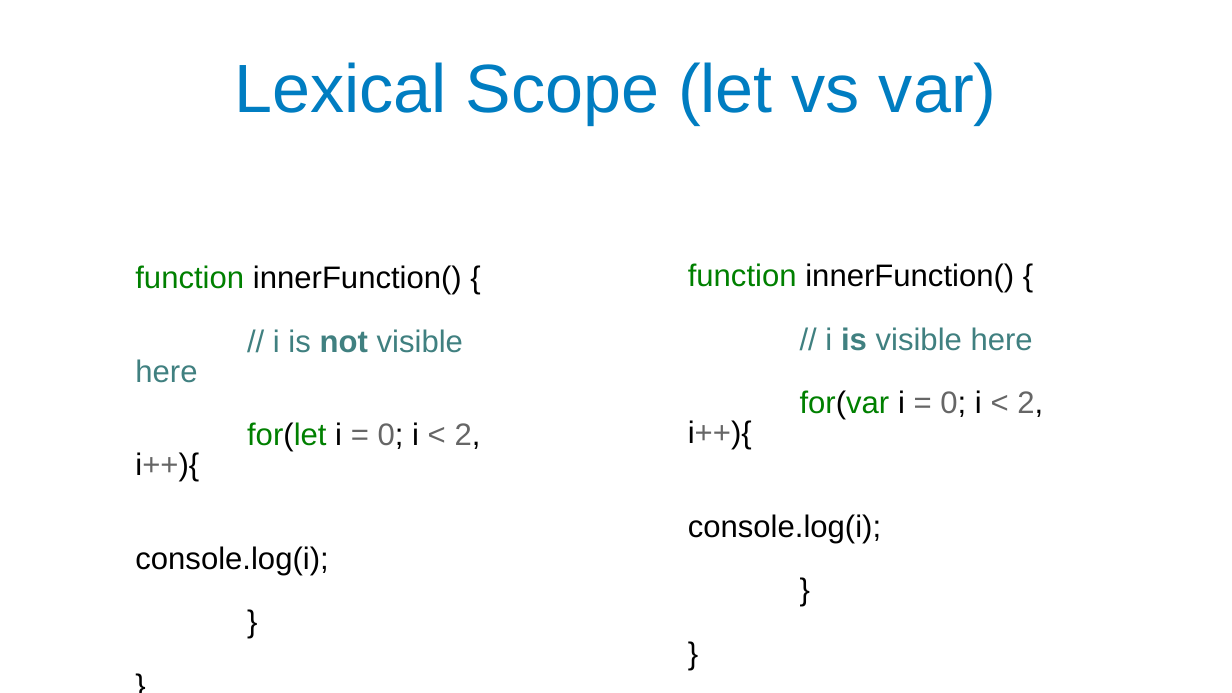
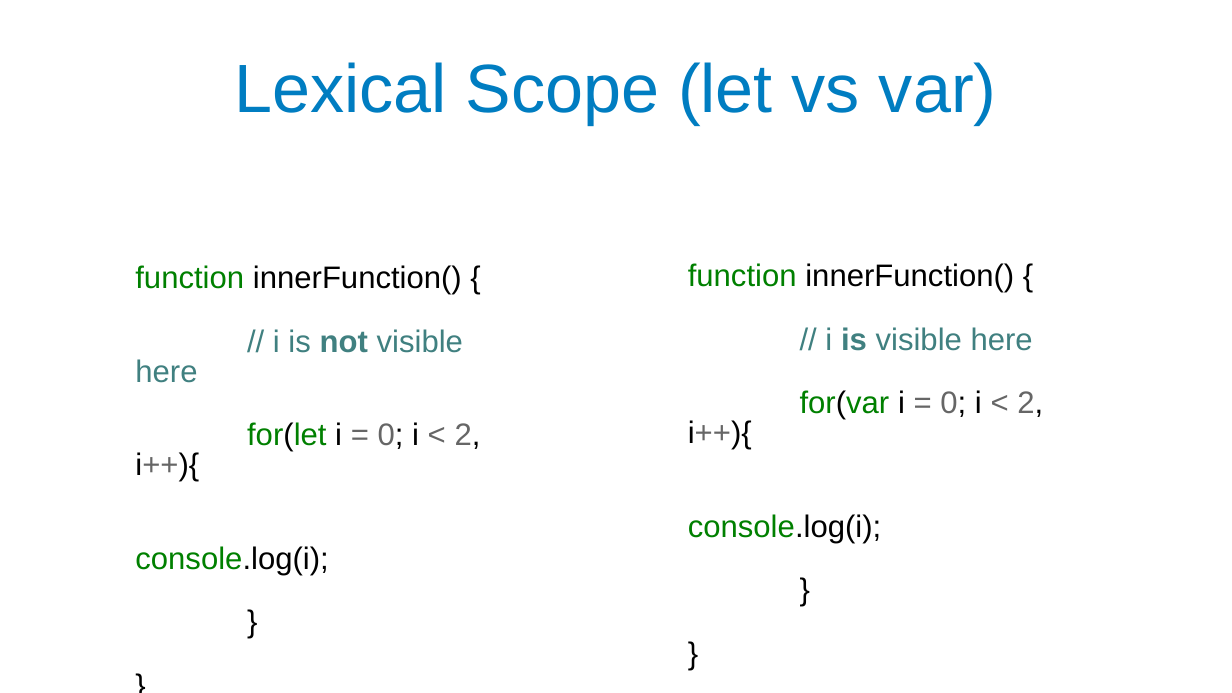
Before and after one commit to leebrandt/Presentations, a slide deck: slide 9 of JavaScriptLevelUp/JavaScriptLevelUp.pptx. Drawn at 1232x693 pixels with LibreOffice and Linux fonts; fonts in the diff are those of the drawing. Boxes give left, top, right and bottom in pixels: in the first picture for what was removed or moved away, otherwise in the second. Text is boxed around its words. In the diff, an @@ line names an element or a change of style, - is before the commit and + after.

```diff
--- a/JavaScriptLevelUp/JavaScriptLevelUp.pptx
+++ b/JavaScriptLevelUp/JavaScriptLevelUp.pptx
@@ text at box(688, 514, 881, 543): text colour #000000 to #008000 in "console.log(i);" @@
@@ text at box(135, 546, 328, 575): text colour #000000 to #008000 in "console.log(i);" @@
```
Also in this commit, not shown: 1 other slide changed, 6 slides added, 3 slides removed, 2 other files.
